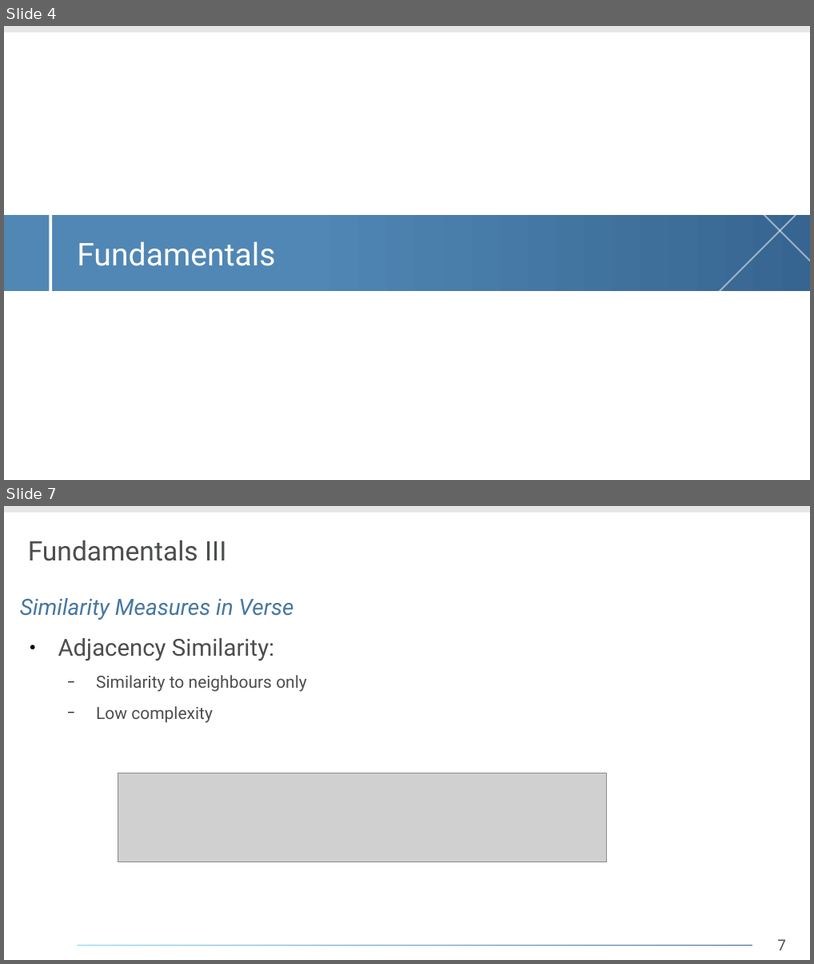
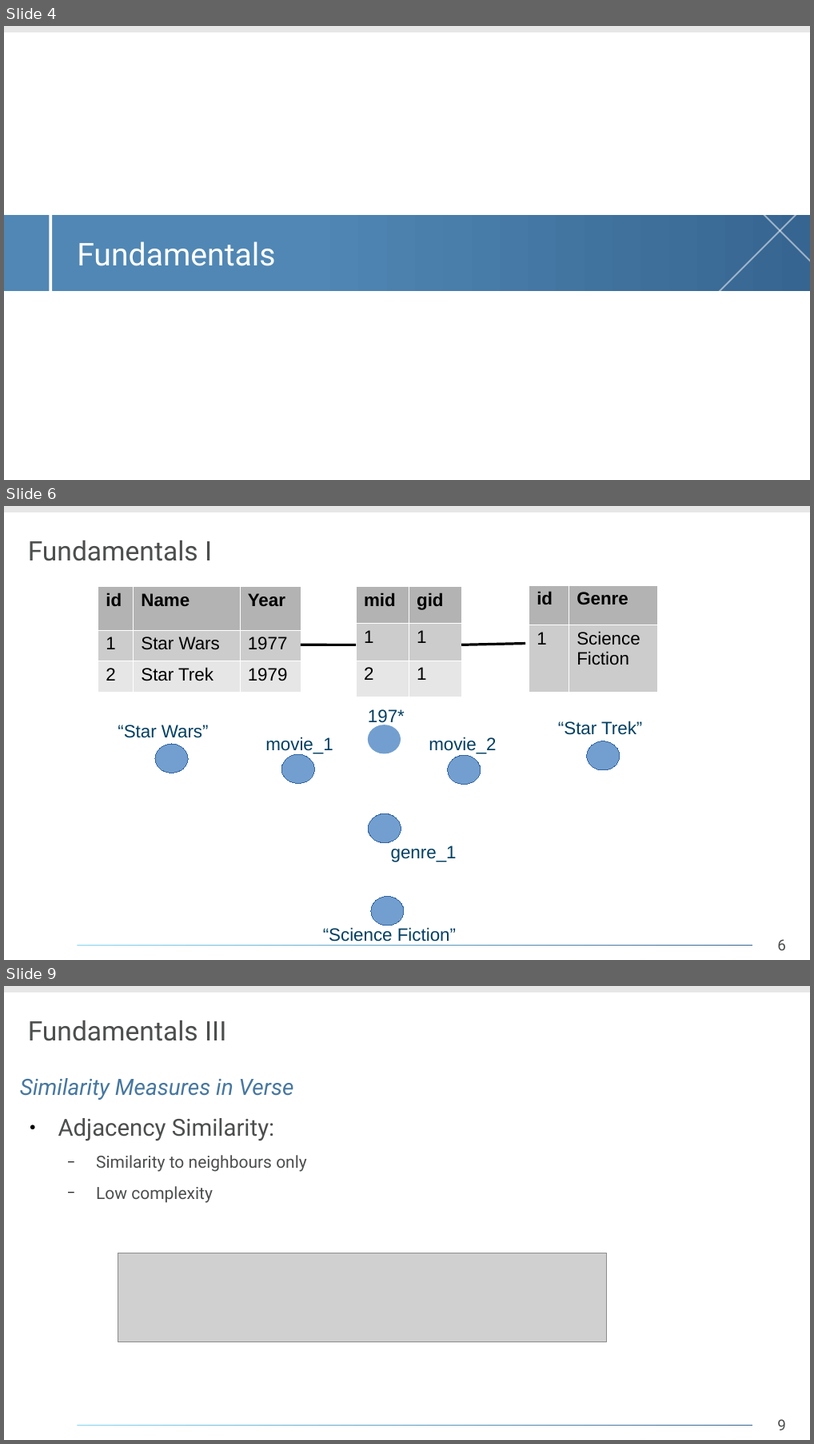
Before and after one commit to daelmo/DB2GraphGenerator, a slide deck: presentation/Analyse_eines_Forschungsthemas.odp. Shown one above the other, each under a label of ours: slides 4 and 7 before the commit, slides 4, 6 and 9 after it; the slides between them are not shown. The pictures are 814x964 and 814x1444 pixels, drawn with LibreOffice and Linux fonts; fonts in the diff are those of the drawing; grey boxes stand for pictures; background and template pictures are left out. Boxes give left, top, right and bottom in pixels: in the first picture for what was removed or moved away, otherwise in the second. Text is boxed around its words. In the diff, an @@ line names an element or a change of style, - is before the commit and + after.

```diff
--- a/presentation/Analyse_eines_Forschungsthemas.odp
+++ b/presentation/Analyse_eines_Forschungsthemas.odp
@@ slide 6 added at box(4, 506, 810, 960), background #FFFFFF; not listed: 3 template elements that a slide beside it also shows @@
@@ title added at box(28, 540, 212, 561), 24 pt, text #4C4D4D @@
+Fundamentals I
@@ table added at box(98, 586, 301, 692), 3 rows, 3 columns @@
+id | Name | Year
+1 | Star Wars | 1977
+2 | Star Trek | 1979
@@ table added at box(356, 587, 463, 697), 3 rows, 2 columns @@
+mid | gid
+1 | 1
+2 | 1
@@ table added at box(529, 585, 658, 692), 2 rows, 2 columns @@
+id | Genre
+1 | Science Fiction
@@ line added from (301, 644) to (356, 644), #000000 2.3 pt @@
@@ line added from (462, 644) to (526, 643), #000000 2.3 pt @@
@@ text added at box(368, 709, 405, 726), 16 pt, text #023F62 @@
+197*
@@ text added at box(558, 720, 642, 735), 16 pt, text #023F62 @@
+“Star Trek”
@@ text added at box(118, 724, 209, 738), 16 pt, text #023F62 @@
+“Star Wars”
@@ ellipse added at box(154, 744, 188, 773), fill #729FCF, outline #3465A4 0 pt @@
@@ text added at box(266, 736, 333, 754), 16 pt, text #023F62 @@
+movie_1
@@ ellipse added at box(368, 724, 401, 753), fill #729FCF @@
@@ text added at box(429, 736, 496, 754), 16 pt, text #023F62 @@
+movie_2
@@ ellipse added at box(587, 740, 620, 770), fill #729FCF, outline #3465A4 0 pt @@
@@ ellipse added at box(282, 754, 314, 784), fill #729FCF, outline #3465A4 0 pt @@
@@ ellipse added at box(447, 755, 481, 784), fill #729FCF, outline #3465A4 0 pt @@
@@ ellipse added at box(369, 813, 402, 842), fill #729FCF, outline #3465A4 0 pt @@
@@ text added at box(391, 845, 457, 862), 16 pt, text #023F62 @@
+genre_1
@@ ellipse added at box(371, 896, 404, 925), fill #729FCF, outline #3465A4 0 pt @@
@@ text added at box(323, 927, 456, 941), 16 pt, text #023F62 @@
+“Science Fiction”
@@ what was slide 7 is now slide 9 @@
@@ page number at box(778, 1419, 786, 1430): text changed @@
-7
+9
```
Also in this commit, not shown: 9 slides changed, 11 other slides added, 8 slides removed, 1 other file.
